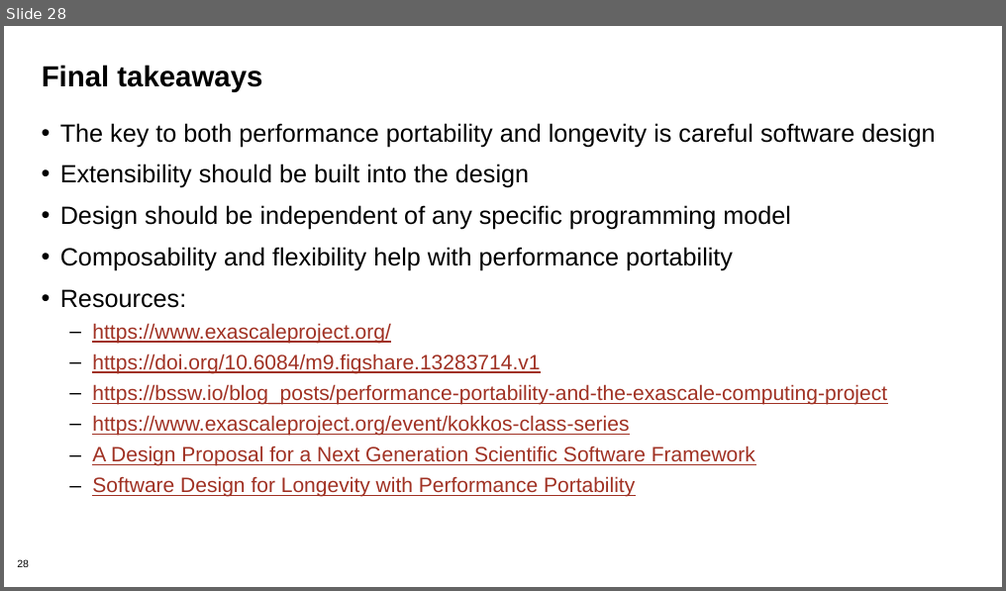
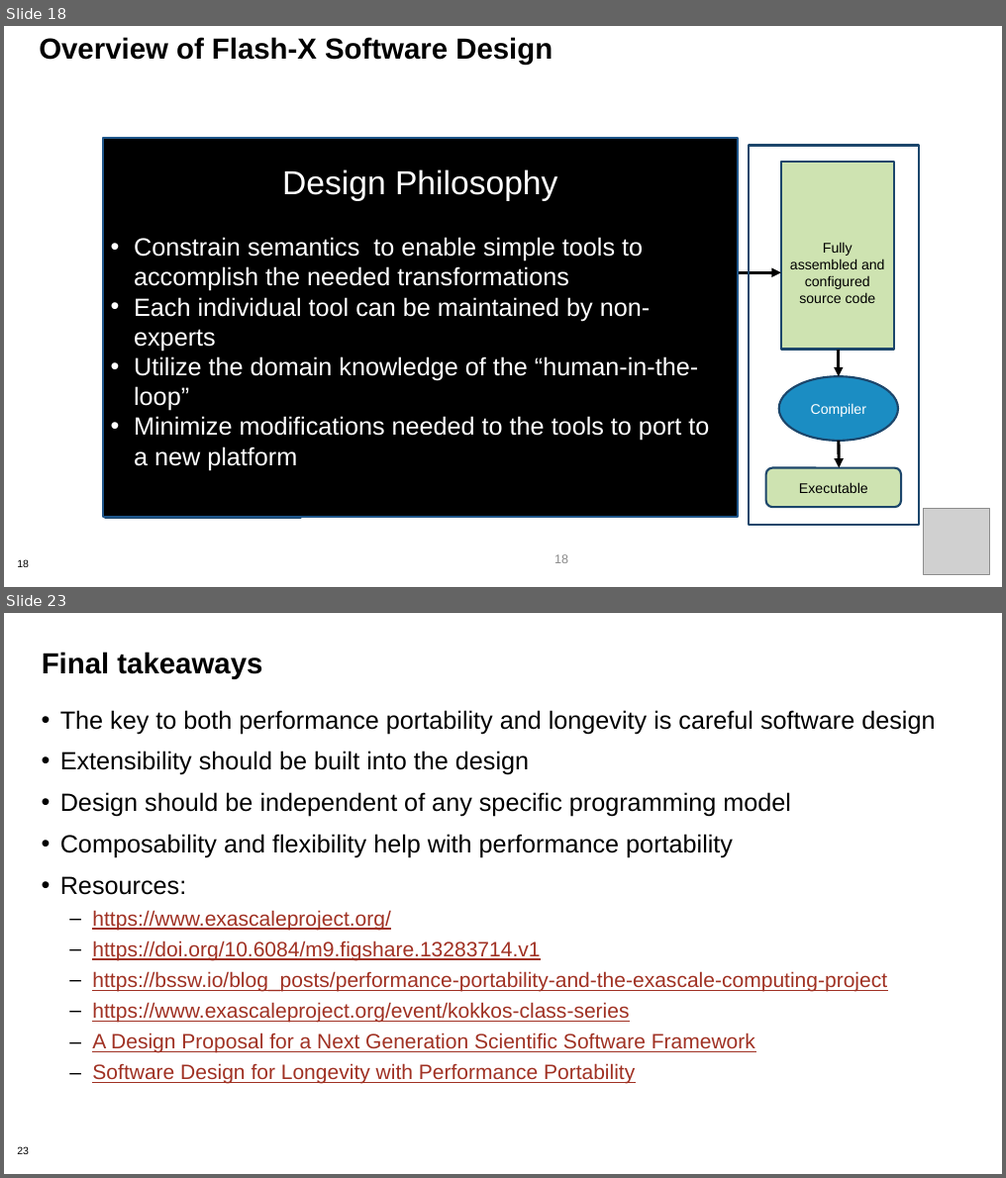
Before and after one commit to bssw-tutorial/presentations, a slide deck: design-a.pptx. Shown one above the other, each under a label of ours: slide 28 before the commit, slides 18 and 23 after it; the slides between them are not shown. The pictures are 1006x591 and 1006x1178 pixels, drawn with LibreOffice and Linux fonts; fonts in the diff are those of the drawing; grey boxes stand for pictures; background and template pictures are left out. Boxes give left, top, right and bottom in pixels: in the first picture for what was removed or moved away, otherwise in the second. Text is boxed around its words. In the diff, an @@ line names an element or a change of style, - is before the commit and + after.

```diff
--- a/design-a.pptx
+++ b/design-a.pptx
@@ slide 18 added at (4, 26, 1002, 587), background #FFFFFF; not listed: 1 template element that a slide beside it also shows @@
@@ title added at (39, 37, 552, 65), 28 pt, text #000000, bold @@
+Overview of Flash-X Software Design
@@ rectangle added at (103, 138, 737, 517), fill #000000, outline #1F578A 2 pt, 24 pt, text #FFFFFF @@
+Design Philosophy
+• Constrain semantics to enable simple tools to accomplish the needed transformations
+• Each individual tool can be maintained by non-experts
+• Utilize the domain knowledge of the “human-in-the-loop”
+• Minimize modifications needed to the tools to port to a new platform
@@ group added at (103, 145, 918, 525): 4 rectangles, 3 texts, 3 arrows, 1 ellipse, 1 rounded rectangle @@
+Fully assembled and configured source code
+Compiler
+Executable
@@ picture added at (923, 508, 989, 574) @@
@@ page number added at (554, 555, 568, 564), 12 pt, text #8C8C8C @@
+18
@@ what was slide 28 is now slide 23 @@
```
Also in this commit, not shown: 7 slides changed, 13 other slides added, 19 slides removed.
